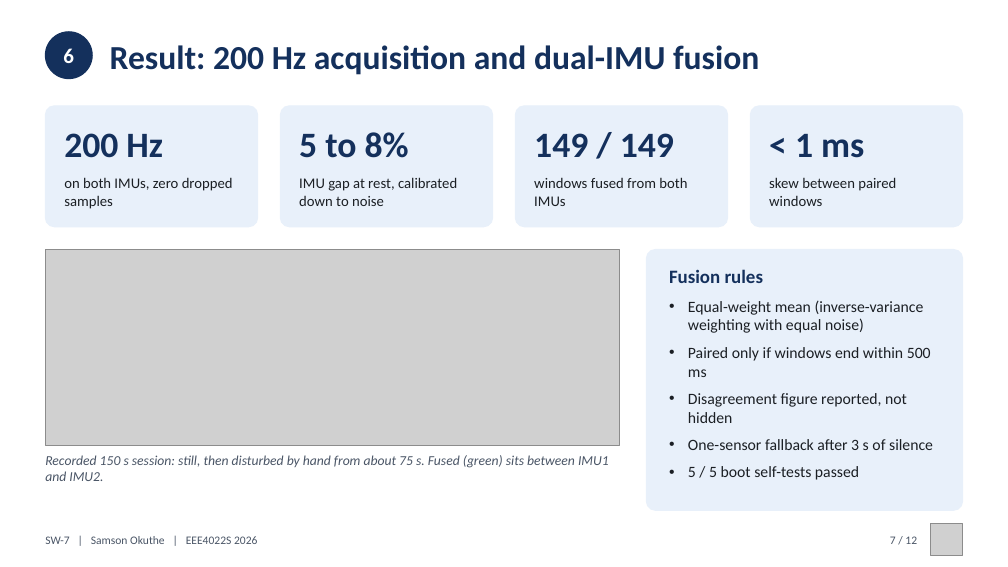
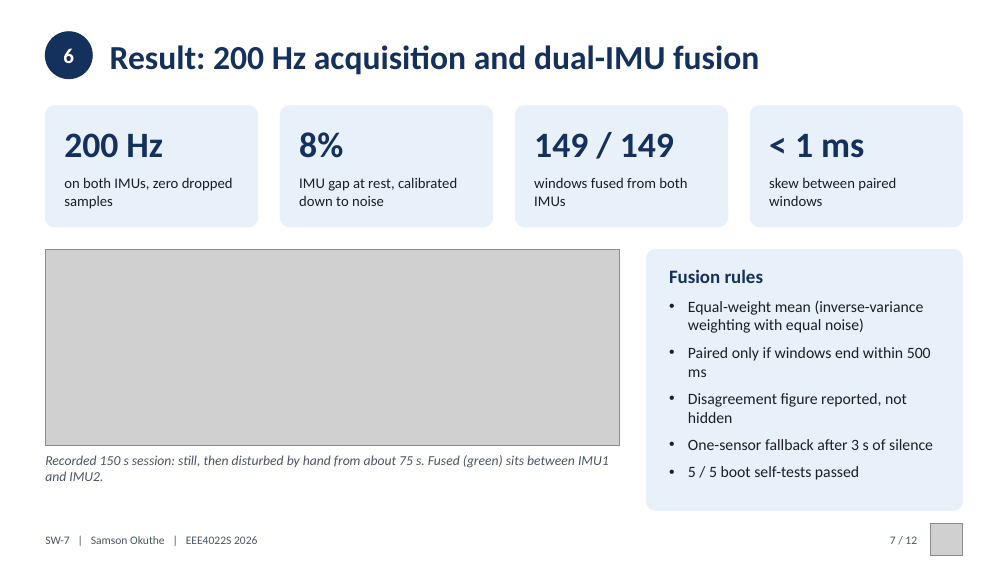
Before and after one commit to 0geder/Tukzie-HPEC-HUD, a slide deck: slide 7 of Presentation/SW7_Final_Presentation.pptx. Drawn at 1008x567 pixels with LibreOffice and Linux fonts; fonts in the diff are those of the drawing; grey boxes stand for pictures. Boxes give left, top, right and bottom in pixels: in the first picture for what was removed or moved away, otherwise in the second. Text is boxed around its words. In the diff, an @@ line names an element or a change of style, - is before the commit and + after.

```diff
--- a/Presentation/SW7_Final_Presentation.pptx
+++ b/Presentation/SW7_Final_Presentation.pptx
@@ text at [299, 132, 343, 158]: text changed @@
-5 to 8%
+8%
```
Also in this commit, not shown: 18 other files.
